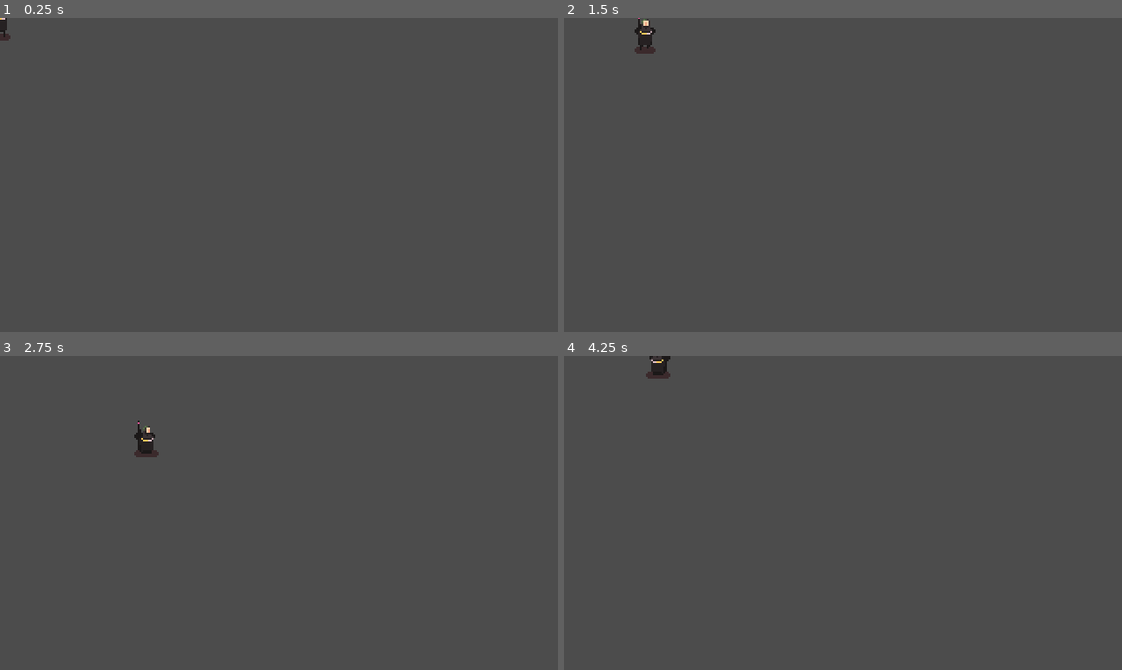
Above: before the commit, frames 1-4 (two rows, left to right).
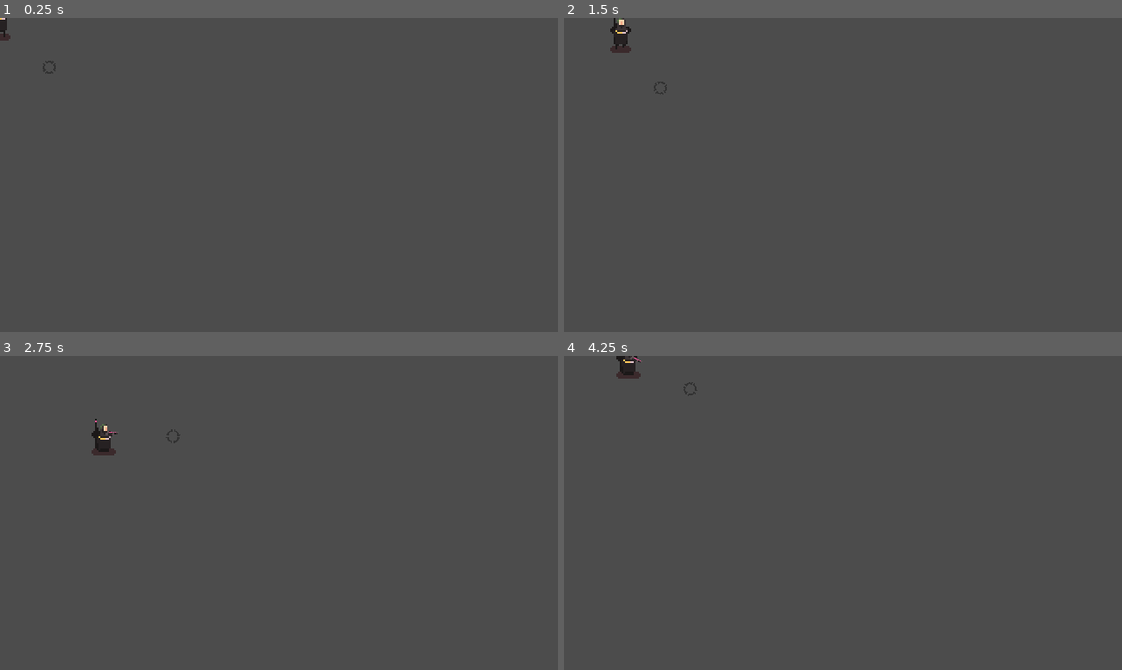
Above: after the commit, the same moments.

Repository: SeanTSinclair/Asylum
Game: Godot game, scene res://Player/Player.tscn
Two runs of this game, one before a commit and one after it. Both use one fixed random seed, a clock stepped at 60 frames per second and the inputs below. The project has no main scene, so this scene is started directly.
Inputs (mouse positions are in pixels of both pictures, inside the frame that each line leads up to):
- Up to frame 1 (0.25 s): no input
- Up to frame 2 (1.5 s): tap Enter at 0.5 s; move the mouse to (965, 159) at 0.52 s; press the mouse at (965, 159) at 0.53 s; hold D (move_right) 0.53-1.28 s; move the mouse to (731, 190) at 1.27 s; release the mouse at (731, 190) at 1.28 s; hold S (move_down) from 1.28 s (still down); click (731, 190) at 1.35 s
- Up to frame 3 (2.75 s): move the mouse to (334, 443) at 2.02 s; release S (move_down) at 2.03 s; press the mouse at (334, 443) at 2.03 s; hold D (move_right) from 2.03 s (still down)
- Up to frame 4 (4.25 s): move the mouse to (815, 575) at 2.77 s; release D (move_right) at 2.78 s; release the mouse at (815, 575) at 2.78 s; hold W (move_up) 2.78-3.53 s; click (815, 575) at 2.85 s; move the mouse to (1010, 560) at 3.52 s; press the mouse at (1010, 560) at 3.53 s; hold A (move_left) from 3.53 s (still down)

The runs differ from the first frame. In frame 1, less than 0.1% of the frame differs, in the area x 7-10%, y 13-18%; in frame 2, 0.6%; in frame 3, 0.6%, in the area x 16-33%, y 20-33%; in frame 4, 0.5%.

Commit message:
Added flashlight state along with flashlight and crosshair

Diff:
--- a/Player/Player.gd
+++ b/Player/Player.gd
@@ -1,39 +1,68 @@
 extends KinematicBody2D
-
-enum {
-	MOVE,
-	FLASHLIGHT
-}
-
-var state = MOVE
-var velocity : Vector2 = Vector2.ZERO
 
 onready var stats = $PlayerStats
 onready var sprite = $Sprite
+onready var flashlight = $Rotator/Flashlight
+onready var rotator = $Rotator
 onready var movement = $MovementController
 onready var animator = $AnimationTree
 onready var animation_state = animator.get("parameters/playback")
 
+enum State {
+	MOVE,
+	FLASHLIGHT
+}
+var state = State.MOVE
+
+var velocity : Vector2 = Vector2.ZERO
+var flashlight_direction : Vector2 = Vector2.DOWN
+
 func _ready():
 	animator.active = true
+	flashlight.visible = false
 
 func _physics_process(delta):
 	match state:
-		MOVE:
+		State.MOVE:
 			move_state(delta)
+		State.FLASHLIGHT:
+			flashlight_state(delta)
+
+	position_crosshair()
+
+	if Input.is_action_pressed("flashlight"):
+		flashlight.visible = true
+		state = State.FLASHLIGHT
+	elif Input.is_action_just_released("flashlight"):
+		flashlight.visible = false
+		state = State.MOVE
 
 func move_state(delta):
-	var input_vector = movement.get_input_vector()
+	calculate_movement(movement.get_input_vector(), stats.base_speed, delta)
+	apply_velocity()
 
+func flashlight_state(delta):
+	calculate_movement(movement.get_input_vector(), stats.using_flashlight_speed, delta)
+	apply_velocity()
+
+func position_crosshair():
+	rotator.look_at(get_global_mouse_position())
+	if abs(rotator.rotation_degrees) > 90:
+		sprite.flip_h = false
+		flashlight.flip_v = true
+	else:
+		sprite.flip_h = true
+		flashlight.flip_v = false
+
+
+func calculate_movement(input_vector, speed, delta):
 	if input_vector != Vector2.ZERO:
 		animator.set("parameters/Run/blend_position", input_vector)
 		animation_state.travel("Run")
-		velocity = velocity.move_toward(input_vector * stats.base_speed, stats.accelleration * delta)
+		velocity = velocity.move_toward(input_vector * speed, stats.accelleration * delta)
 	else:
 		animation_state.travel("idle")
 		velocity = velocity.move_toward(Vector2.ZERO, stats.friction * delta)
 
-	apply_velocity()
-
 func apply_velocity():
 	velocity = move_and_slide(velocity)
--- a/Player/Player.tscn
+++ b/Player/Player.tscn
@@ -1,9 +1,11 @@
-[gd_scene load_steps=22 format=2]
+[gd_scene load_steps=24 format=2]
 
 [ext_resource path="res://Player/Hero spritesheet PINK with shadow.png" type="Texture" id=1]
 [ext_resource path="res://Player/Player.gd" type="Script" id=2]
 [ext_resource path="res://Player/PlayerMovementController.gd" type="Script" id=3]
 [ext_resource path="res://Player/PlayerStats.gd" type="Script" id=4]
+[ext_resource path="res://Player/crosshair.png" type="Texture" id=5]
+[ext_resource path="res://Player/gun sprite PINK.png" type="Texture" id=6]
 
 [sub_resource type="CapsuleShape2D" id=1]
 radius = 4.0
@@ -88,18 +90,6 @@
 "update": 1,
 "values": [ 10, 11, 12, 13 ]
 }
-tracks/1/type = "value"
-tracks/1/path = NodePath("Sprite:flip_h")
-tracks/1/interp = 1
-tracks/1/loop_wrap = true
-tracks/1/imported = false
-tracks/1/enabled = true
-tracks/1/keys = {
-"times": PoolRealArray( 0 ),
-"transitions": PoolRealArray( 1 ),
-"update": 1,
-"values": [ false ]
-}
 
 [sub_resource type="Animation" id=6]
 resource_name = "run_right"
@@ -117,18 +107,6 @@
 "transitions": PoolRealArray( 1, 1, 1, 1 ),
 "update": 1,
 "values": [ 10, 11, 12, 13 ]
-}
-tracks/1/type = "value"
-tracks/1/path = NodePath("Sprite:flip_h")
-tracks/1/interp = 1
-tracks/1/loop_wrap = true
-tracks/1/imported = false
-tracks/1/enabled = true
-tracks/1/keys = {
-"times": PoolRealArray( 0 ),
-"transitions": PoolRealArray( 1 ),
-"update": 1,
-"values": [ true ]
 }
 
 [sub_resource type="Animation" id=10]
@@ -224,3 +202,15 @@
 anim_player = NodePath("../AnimationPlayer")
 parameters/playback = SubResource( 5 )
 parameters/Run/blend_position = Vector2( 0, 0 )
+
+[node name="Rotator" type="Node2D" parent="."]
+
+[node name="Crosshair" type="Sprite" parent="Rotator"]
+position = Vector2( 40, 0 )
+scale = Vector2( 0.1, 0.1 )
+texture = ExtResource( 5 )
+
+[node name="Flashlight" type="Sprite" parent="Rotator"]
+position = Vector2( 5, 0 )
+scale = Vector2( 0.6, 0.7 )
+texture = ExtResource( 6 )
--- a/project.godot
+++ b/project.godot
@@ -77,6 +77,18 @@
 , Object(InputEventJoypadMotion,"resource_local_to_scene":false,"resource_name":"","device":0,"axis":0,"axis_value":1.0,"script":null)
  ]
 }
+flashlight={
+"deadzone": 0.5,
+"events": [ Object(InputEventMouseButton,"resource_local_to_scene":false,"resource_name":"","device":0,"alt":false,"shift":false,"control":false,"meta":false,"command":false,"button_mask":0,"position":Vector2( 0, 0 ),"global_position":Vector2( 0, 0 ),"factor":1.0,"button_index":1,"pressed":false,"doubleclick":false,"script":null)
+, Object(InputEventJoypadButton,"resource_local_to_scene":false,"resource_name":"","device":0,"button_index":5,"pressure":0.0,"pressed":false,"script":null)
+ ]
+}
+interact={
+"deadzone": 0.5,
+"events": [ Object(InputEventKey,"resource_local_to_scene":false,"resource_name":"","device":0,"alt":false,"shift":false,"control":false,"meta":false,"command":false,"pressed":false,"scancode":0,"physical_scancode":69,"unicode":0,"echo":false,"script":null)
+, Object(InputEventJoypadButton,"resource_local_to_scene":false,"resource_name":"","device":0,"button_index":2,"pressure":0.0,"pressed":false,"script":null)
+ ]
+}
 
 [physics]
 
Binary file added: Player/crosshair.png
Not shown, added: Player/crosshair.png.import
Binary file added: Player/gun sprite PINK.png
Not shown, added: Player/gun sprite PINK.png.import
